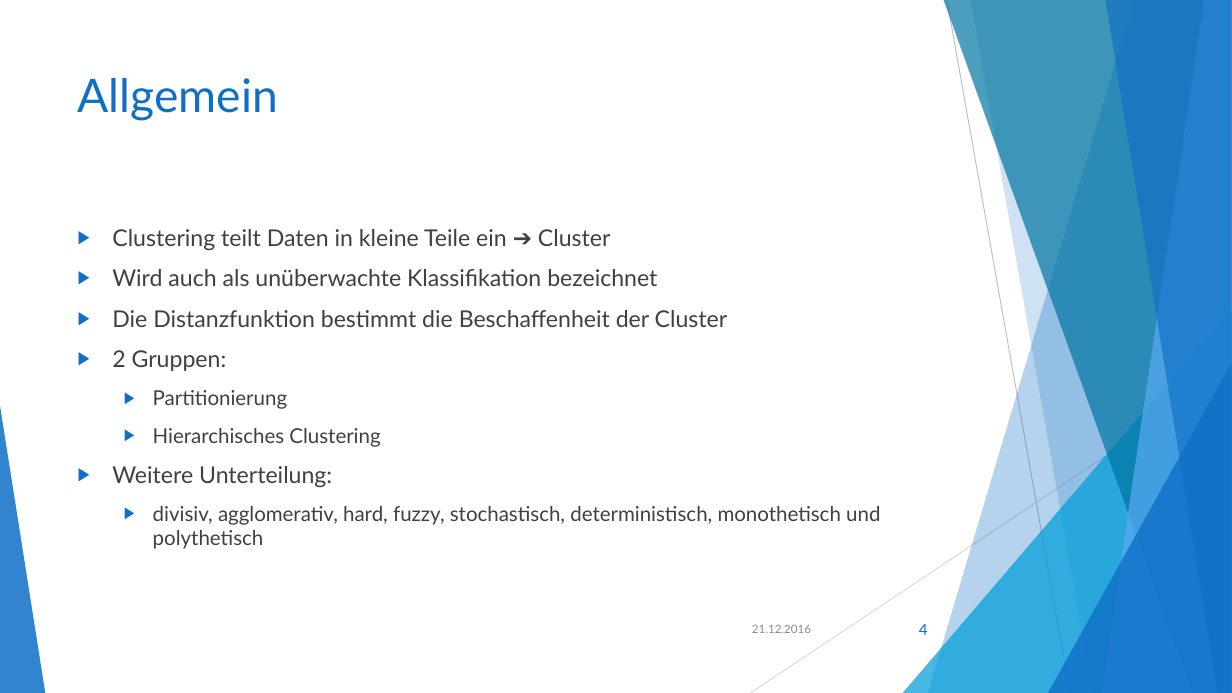
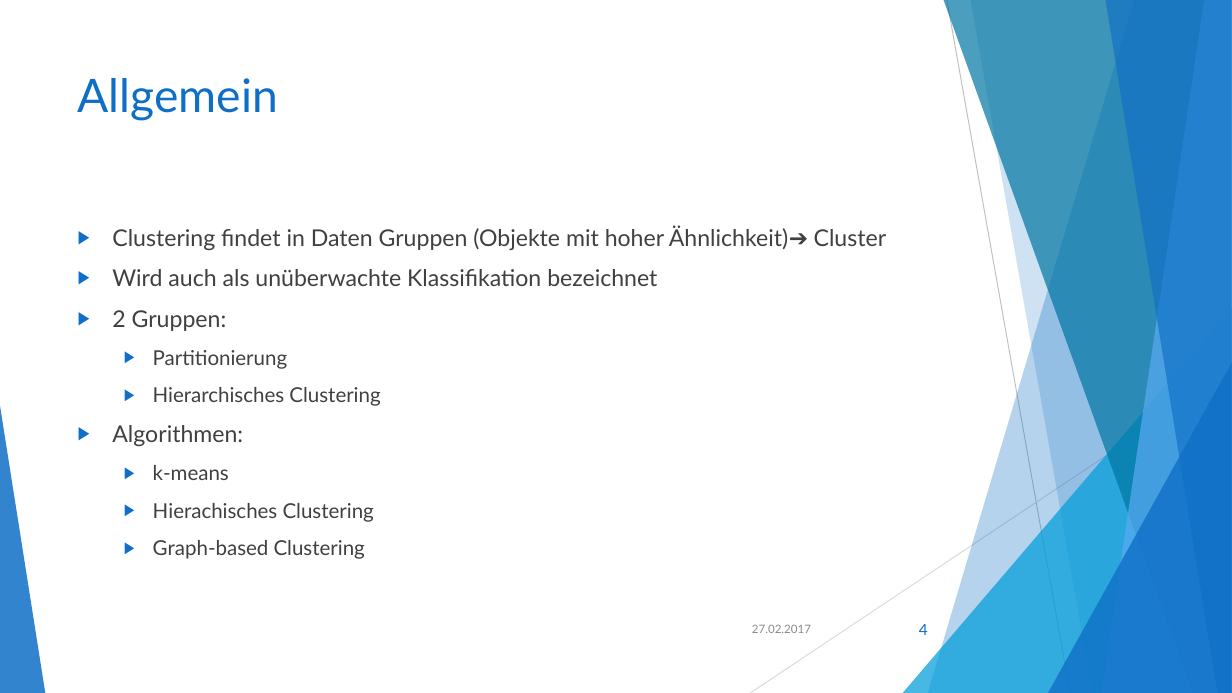
Before and after one commit to akio4800/fh, a slide deck: slide 4 of Klassifikation und Clustering.pptx. Drawn at 1232x693 pixels with LibreOffice and Linux fonts; fonts in the diff are those of the drawing. Boxes give left, top, right and bottom in pixels: in the first picture for what was removed or moved away, otherwise in the second. Text is boxed around its words. In the diff, an @@ line names an element or a change of style, - is before the commit and + after.

```diff
--- a/Klassifikation und Clustering.pptx
+++ b/Klassifikation und Clustering.pptx
@@ text at (112,225,887,250): text changed @@
-▶ Clustering teilt Daten in kleine Teile ein ➔ Cluster
+▶ Clustering findet in Daten Gruppen (Objekte mit hoher Ähnlichkeit)➔ Cluster
@@ text at (112,310,728,327): paragraph removed @@
-▶ Die Distanzfunktion bestimmt die Beschaffenheit der Cluster
@@ text at (112,425,374,559): text changed @@
-▶ Weitere Unterteilung:
-  ▶ divisiv, agglomerativ, hard, fuzzy, stochastisch, deterministisch, monothetisch und polythetisch
+▶ Algorithmen:
+  ▶ k-means
+  ▶ Hierachisches Clustering
+  ▶ Graph-based Clustering
@@ text at (752,625,811,633): text changed @@
-21.12.2016
+27.02.2017
```
Also in this commit, not shown: 15 other slides changed, 3 slides added, 2 slides removed, 2 other files.
